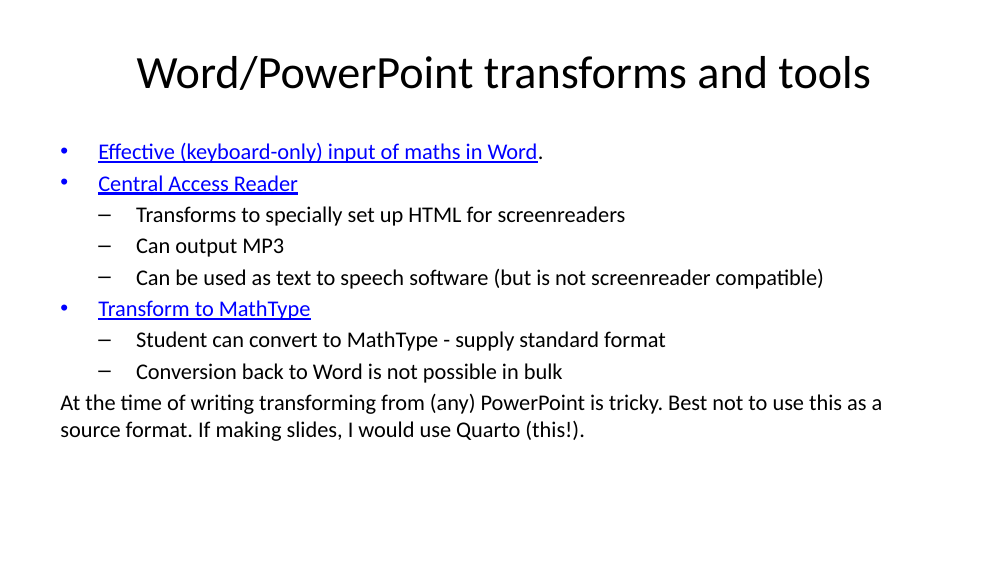
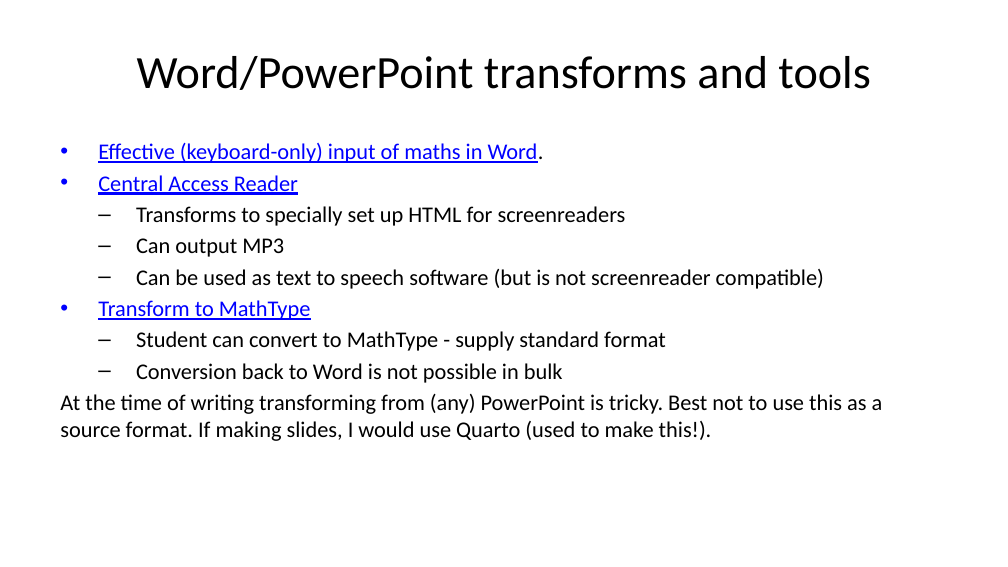
Before and after one commit to STEM-Enable/Quick-introduction-to-accessible-maths-2026, a slide deck: slide 15 of QuickIntroAccessibleMaths.pptx. Drawn at 1008x567 pixels with LibreOffice and Linux fonts; fonts in the diff are those of the drawing. Boxes give left, top, right and bottom in pixels: in the first picture for what was removed or moved away, otherwise in the second. Text is boxed around its words. In the diff, an @@ line names an element or a change of style, - is before the commit and + after.

```diff
--- a/QuickIntroAccessibleMaths.pptx
+++ b/QuickIntroAccessibleMaths.pptx
@@ text at (60,394,883,441): text changed @@
-At the time of writing transforming from (any) PowerPoint is tricky. Best not to use this as a source format. If making slides, I would use Quarto (this!).
+At the time of writing transforming from (any) PowerPoint is tricky. Best not to use this as a source format. If making slides, I would use Quarto (used to make this!).
```
Also in this commit, not shown: 5 other slides changed, 7 other files.
